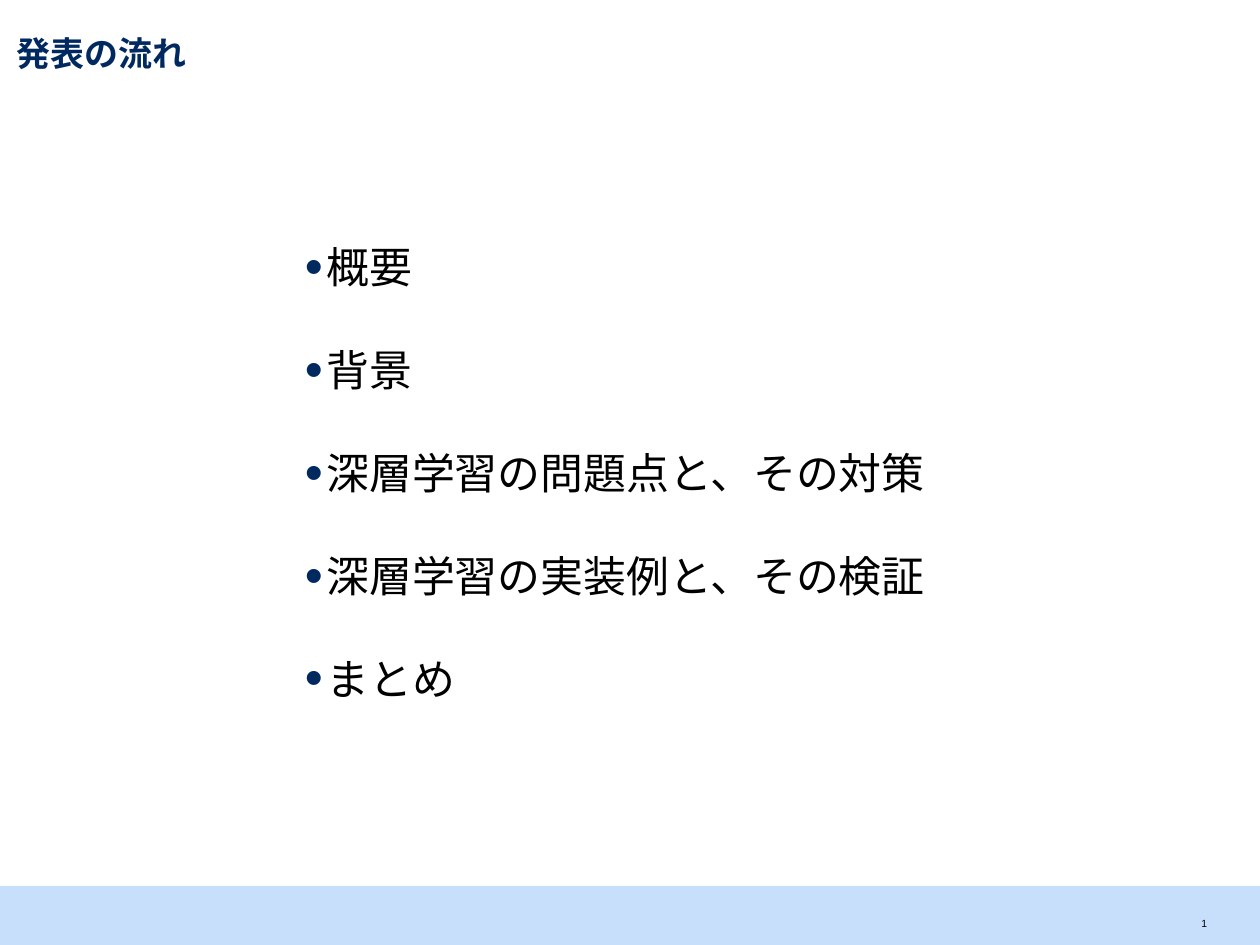
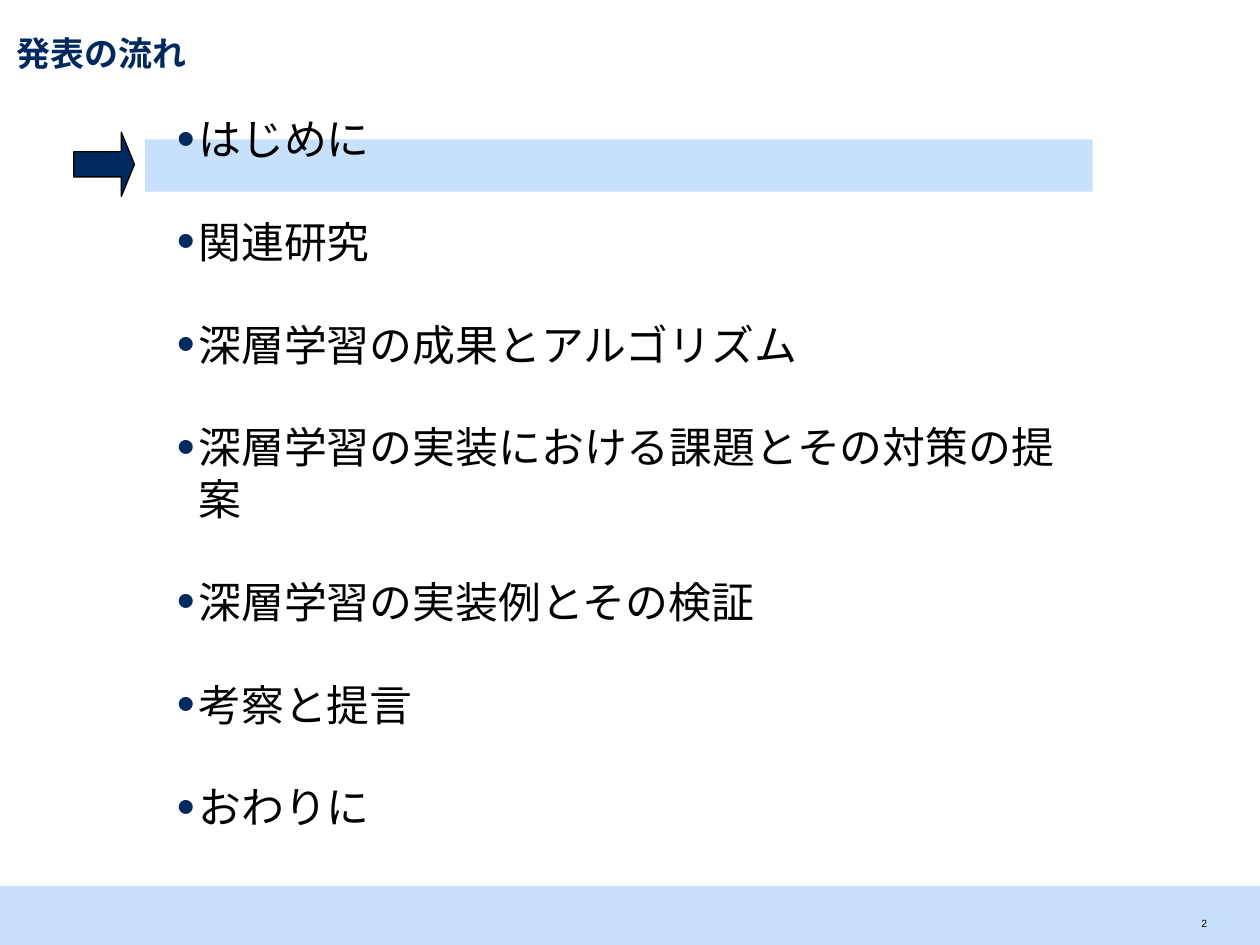
Before and after one commit to srtk/sotsuron, a slide deck: slide 3 of doc/sotsuron_defense/bd.pptx (slide 2 before the commit). Drawn at 1260x945 pixels with LibreOffice and Linux fonts; fonts in the diff are those of the drawing. Boxes give left, top, right and bottom in pixels: in the first picture for what was removed or moved away, otherwise in the second. Text is boxed around its words. In the diff, an @@ line names an element or a change of style, - is before the commit and + after.

```diff
--- a/doc/sotsuron_defense/bd.pptx
+++ b/doc/sotsuron_defense/bd.pptx
@@ text at (198,112,1054,825): text changed @@
-  • 概要
-  • 背景
-  • 深層学習の問題点と、その対策
-  • 深層学習の実装例と、その検証
-  • まとめ
+  • はじめに
+  • 関連研究
+  • 深層学習の成果とアルゴリズム
+  • 深層学習の実装における課題とその対策の提案
+  • 深層学習の実装例とその検証
+  • 考察と提言
+  • おわりに
@@ right arrow added at (73,132,134,197), fill #002960, outline #000000 0.75 pt @@
@@ rectangle added at (145,139,1093,192), fill #C7E0FB @@
@@ page number at (1201,919,1207,927): text changed @@
-1
+2
```
Also in this commit, not shown: 14 other slides changed, 9 slides added, 1 slide removed, 11 other files.
